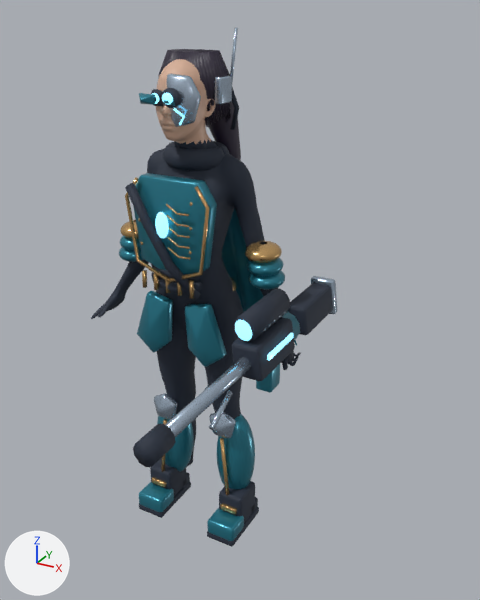
A saved change to the FBX model Assets/Alterverse/Resources/AuthoredHeroes/Nyra.fbx.
Camera for both pictures: a 50 mm camera at (1.23, -1.92, 1.97) aimed at (0.28, -0.21, 1.12). The lights are fixed; the arrows at lower left show +X, +Y and +Z. The older version comes first. Vertices at exactly the same position are counted once.

The older version as bpy lines, for what is in view:
```python
me_df_anatomy = bpy.data.meshes.new('DF_Anatomy')
me_df_anatomy.from_pydata(...)  # 21444 vertices, 20453 faces; spans x -0.43..0.43, y -0.24..0.24, z 0.02..1.92
# faces by material slot: [3560, 6909, 576, 4052, 1192, 3090, 578, 496]
me_df_anatomy.materials.append(mat_skin)  # beige #d7af97
me_df_anatomy.materials.append(mat_obsidian_fabric)  # dark blue #242e3e
me_df_anatomy.materials.append(mat_porcelain)  # light grey #d8e1d8
me_df_anatomy.materials.append(mat_signature_enamel)  # cyan #2c8195
me_df_anatomy.materials.append(mat_hair)  # dark purple #2c2438
me_df_anatomy.materials.append(mat_champagne_metal)  # orange #d1aa6f
me_df_anatomy.materials.append(mat_brushed_silver)  # blue #afc0d3
me_df_anatomy.materials.append(mat_energy)  # cyan #7ccae1, glowing cyan #7ccae1
me_df_weaponr = bpy.data.meshes.new('DF_WeaponR')
me_df_weaponr.from_pydata(...)  # 1414 vertices, 1352 faces; spans x 0.334..0.454, y -0.879..0.277, z 0.834..1.134
# faces by material slot: [624, 110, 232, 386]
me_df_weaponr.materials.append(mat_brushed_silver)  # blue #afc0d3
me_df_weaponr.materials.append(mat_signature_enamel)  # cyan #2c8195
me_df_weaponr.materials.append(mat_obsidian_fabric)  # dark blue #242e3e
me_df_weaponr.materials.append(mat_energy)  # cyan #7ccae1, glowing cyan #7ccae1
ob_df_anatomy = bpy.data.objects.new('DF_Anatomy', me_df_anatomy)
ob_df_anatomy.location = (0.0, 0.0, 0.0)
ob_df_weaponr = bpy.data.objects.new('DF_WeaponR', me_df_weaponr)
ob_df_weaponr.location = (0.0, 0.0, 0.0)
```
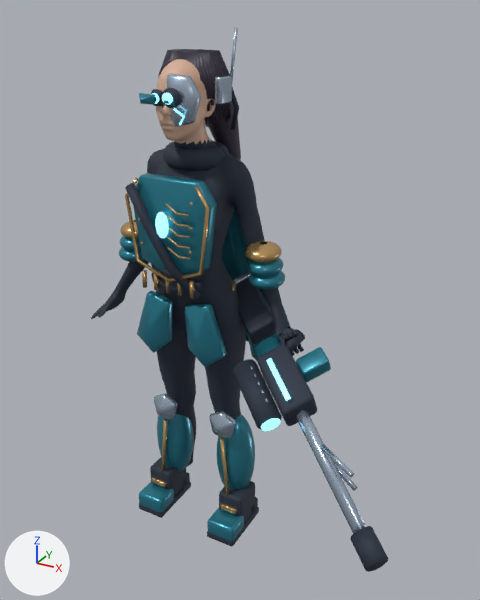
Patch to the scene script:
```diff
--- a/Assets/Alterverse/Resources/AuthoredHeroes/Nyra.fbx.py
+++ b/Assets/Alterverse/Resources/AuthoredHeroes/Nyra.fbx.py
@@ me_df_weaponr @@
-me_df_weaponr.from_pydata(...)  # 1414 vertices, 1352 faces; spans x 0.334..0.454, y -0.879..0.277, z 0.834..1.134
+me_df_weaponr.from_pydata(...)  # 1414 vertices, 1352 faces; spans x 0.044..0.926, y -0.61..0.195, z 0.605..1.075
+# me_df_weaponr part 1: the loose piece of 20 vertices spanning x 0.369..0.406, y -0.823..-0.079, z 0.969..1.01 is multiplied about its middle by the matrix ((-0.015, -0.712, -0.702), (-0.469, 0.625, -0.624), (0.883, 0.32, -0.343)), then moved by (0.21, 0.132, -0.218)
+# me_df_weaponr part 2: the loose piece of 96 vertices spanning x 0.345..0.434, y 0.0..0.251, z 0.928..1.03 is multiplied about its middle by the matrix ((-0.017, -0.712, -0.702), (-0.455, 0.625, -0.623), (0.851, 0.32, -0.345)), then moved by (-0.195, -0.079, -0.018)
+# me_df_weaponr part 3: the loose piece of 96 vertices spanning x 0.336..0.442, y 0.244..0.277, z 0.913..1.045 is multiplied about its middle by the matrix ((-0.017, -0.712, -0.702), (-0.458, 0.625, -0.623), (0.856, 0.32, -0.345)), then moved by (-0.29, -0.13, 0.026)
+# me_df_weaponr part 4: the loose piece of 20 vertices spanning x 0.343..0.364, y -0.648..-0.514, z 0.936..0.987 is multiplied about its middle by the matrix ((-0.019, -0.712, -0.702), (-0.471, 0.626, -0.621), (0.882, 0.319, -0.347)), then moved by (0.358, 0.214, -0.252)
+# me_df_weaponr part 5: the loose piece of 20 vertices spanning x 0.414..0.446, y -0.648..-0.514, z 0.936..0.987 is multiplied about its middle by the matrix ((-0.015, -0.711, -0.701), (-0.474, 0.622, -0.621), (0.879, 0.324, -0.347)), then moved by (0.28, 0.179, -0.186)
+# me_df_weaponr part 6: the loose piece of 312 vertices spanning x 0.344..0.404, y -0.356..-0.345, z 1.059..1.124 is multiplied about its middle by the matrix ((-0.017, -0.712, -0.705), (-0.466, 0.625, -0.685), (0.872, 0.32, -0.228)), then moved by (0.081, 0.033, -0.327)
+# me_df_weaponr part 7: the loose piece of 96 vertices spanning x 0.334..0.443, y -0.363..-0.112, z 0.933..1.045 is multiplied about its middle by the matrix ((-0.017, -0.712, -0.703), (-0.456, 0.625, -0.634), (0.853, 0.32, -0.325)), then moved by (0.057, 0.051, -0.148)
+# me_df_weaponr part 8: the loose piece of 96 vertices spanning x 0.367..0.423, y -0.255..-0.184, z 0.834..0.931 is multiplied about its middle by the matrix ((-0.017, -0.709, -0.688), (-0.464, 0.623, -0.571), (0.868, 0.319, -0.466)), then moved by (0.113, 0.106, 0.013)
+# me_df_weaponr part 9: the loose piece of 96 vertices spanning x 0.445..0.454, y -0.335..-0.158, z 1.001..1.019 is multiplied about its middle by the matrix ((-0.013, -0.712, -0.702), (-0.468, 0.625, -0.625), (0.884, 0.32, -0.341)), then moved by (-0.012, 0.015, -0.128)
+# me_df_weaponr part 10: 62 of 1414 vertices moved; they spanned x 0.337..0.434, y -0.351..-0.058, z 0.861..1.134 and now span x 0.245..0.515, y -0.343..-0.007, z 0.732..0.966; mean shift (0.004, 0.018, -0.143); largest move (0.348, -0.339, 1.126) -> (0.423, -0.322, 0.737)
+# me_df_weaponr part 11: 20 of 1414 vertices moved; they spanned x 0.358..0.418, y -0.879..-0.786, z 0.956..1.023 and now span x 0.813..0.926, y -0.61..-0.505, z 0.605..0.693; mean shift (0.482, 0.275, -0.34); largest move (0.358, -0.879, 1.0) -> (0.896, -0.579, 0.605)
+# other edits to the shape of me_df_weaponr do not show in these pictures
 me_df_weaponr.materials.append(mat_brushed_silver)
@@ me_df_anatomy @@
-me_df_anatomy.from_pydata(...)  # 21444 vertices, 20453 faces; spans x -0.43..0.43, y -0.24..0.24, z 0.02..1.92
+me_df_anatomy.from_pydata(...)  # 21729 vertices, 20659 faces; spans x -0.43..0.45, y -0.24..0.24, z 0.02..1.92
+# me_df_anatomy part 12: 47 vertices moved from x 0.34..0.42, y -0.09..0.0, z 0.87..0.94 to x 0.35..0.41, y -0.09..-0.01, z 0.87..0.94; 549 vertices removed from x 0.34..0.43, y -0.16..0.0, z 0.86..0.94; 834 vertices added at x 0.35..0.45, y -0.11..-0.01, z 0.87..0.97
 me_df_anatomy.materials.append(mat_skin)
```

Where the change shows, as pixel boxes (x1, y1, x2, y2) in the pictures (480 x 600 px; the box of a moved part takes in the faces that stretch with it):
'DF_WeaponR', reshaped (24% narrower, 58% taller): before (133, 276, 337, 467); after (233, 270, 388, 572)
part 1 of me_df_weaponr, moved or reshaped: before (165, 357, 251, 437); after (296, 410, 366, 534)
part 2 of me_df_weaponr, moved or reshaped: before (288, 283, 333, 335); after (236, 278, 276, 344)
part 3 of me_df_weaponr, moved or reshaped: before (311, 276, 337, 314); after (233, 270, 251, 284)
part 4 of me_df_weaponr, moved or reshaped (not visible before): after (333, 461, 357, 491)
part 5 of me_df_weaponr, moved or reshaped: before (209, 390, 233, 430); after (320, 444, 354, 478)
part 6 of me_df_weaponr, moved or reshaped: before (235, 320, 252, 341); after (261, 418, 281, 431)
part 7 of me_df_weaponr, moved or reshaped: before (232, 317, 295, 381); after (257, 344, 317, 426)
part 8 of me_df_weaponr, moved or reshaped: before (256, 364, 280, 393); after (296, 347, 331, 382)
part 9 of me_df_weaponr, moved or reshaped: before (267, 333, 293, 361); after (266, 358, 291, 401)
part 10 of me_df_weaponr, moved or reshaped: before (234, 288, 300, 363); after (233, 329, 305, 430)
part 11 of me_df_weaponr, moved or reshaped: before (133, 424, 176, 467); after (350, 526, 388, 572)
part 12 of me_df_anatomy, moved or reshaped: before (282, 350, 301, 370); after (278, 327, 304, 356)
